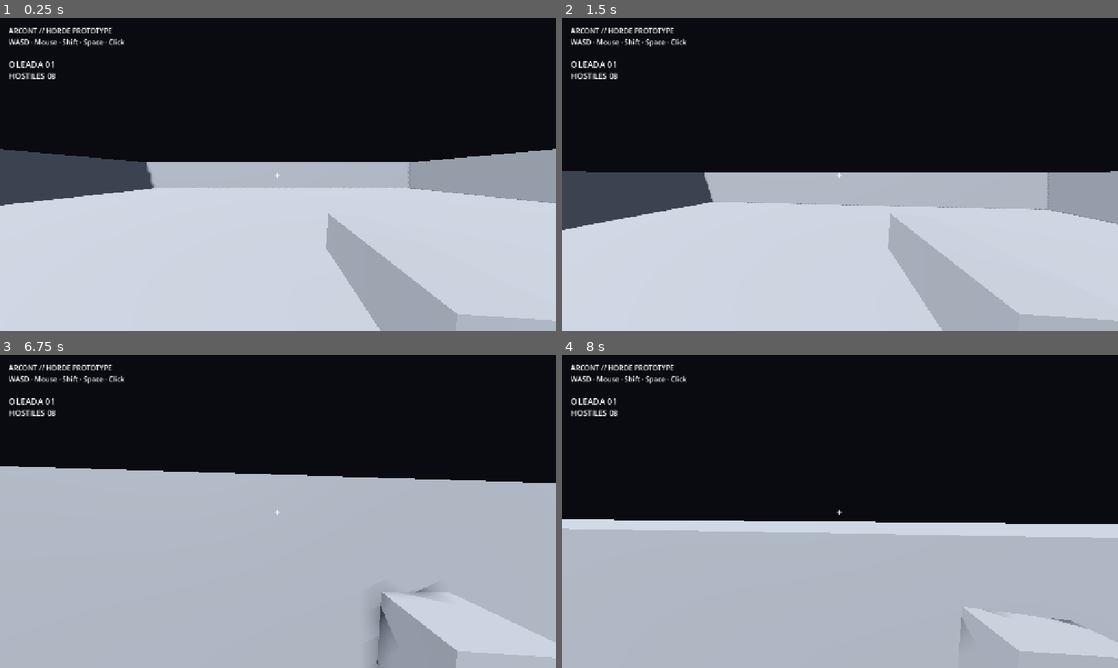
Above: before the commit, frames 1-4 (two rows, left to right).
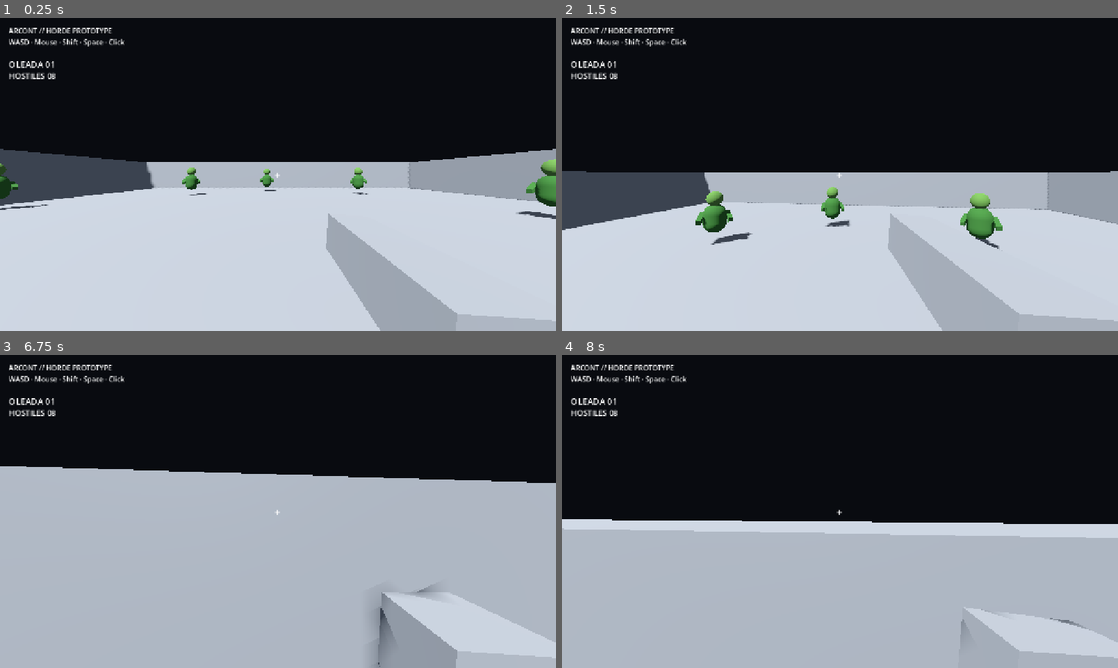
Above: after the commit, the same moments.

Repository: heliossamuelhernandezreyes/Arcont
Game: Godot game, scene res://scenes/main.tscn
The game is run twice, just before and just after one commit, with the same random seed, the same clock (stepped at 60 frames per second) and the same inputs.
Inputs (mouse positions are in pixels of both pictures, inside the frame that each line leads up to):
- Up to frame 1 (0.25 s): no input
- Up to frame 2 (1.5 s): move the mouse to (867, 174) at 0.52 s; hold Shift (sprint) 0.53-1.28 s; hold W (move_forward) from 0.53 s (still down); click (867, 174) at 0.67 s; tap Space (jump) at 0.77 s; move the mouse to (812, 174) at 1.27 s; tap Shift (sprint) at 1.35 s
- Up to frame 3 (6.75 s): tap Space (jump) at 1.52, 3.02, 3.77, 4.52, 6.02 s; move the mouse to (289, 505) at 2.02 s; hold Shift (sprint) 2.03-2.78 s; move the mouse to (272, 517) at 2.77 s; tap Shift (sprint) at 2.85, 4.35, 5.85 s; click (272, 517) at 2.92 s; move the mouse to (316, 514) at 3.52 s; hold Shift (sprint) 3.53-4.28 s; move the mouse to (233, 508) at 4.27 s; move the mouse to (283, 511) at 5.02 s; hold Shift (sprint) 5.03-5.78 s; click (283, 511) at 5.17 s; tap Enter at 5.75 s; move the mouse to (255, 505) at 5.77 s; release W (move_forward) at 5.78 s; hold D (move_right) 5.78-6.53 s; move the mouse to (305, 511) at 6.52 s; hold W (move_forward) from 6.53 s (still down); hold Shift (sprint) from 6.53 s (still down)
- Up to frame 4 (8 s): keep holding W (move_forward); tap Space (jump) at 6.77, 7.52 s; move the mouse to (812, 511) at 7.27 s; release Shift (sprint) at 7.28 s; tap Shift (sprint) at 7.35 s; click (812, 511) at 7.42 s

The runs differ from the first frame. In frame 1, 1.2% of the frame differs, in the area x 0-100%, y 45-65%; in frame 2, 1.6%, in the area x 24-80%, y 54-75%; in frame 3, less than 0.1%; in frame 4, less than 0.1%.
Error before the commit: Parse Error: Cannot infer the type of "angle" variable because the value doesn't have a set type. (res://scripts/main.gd:34)

Commit message:
fix: make wave spawner types explicit for Godot 4.7

Diff:
--- a/scripts/main.gd
+++ b/scripts/main.gd
@@ -23,22 +23,23 @@
 	if waiting_for_next_wave:
 		return
 	wave += 1
-	var count := first_wave_size + (wave - 1) * wave_growth
+	var count: int = first_wave_size + (wave - 1) * wave_growth
 	alive = count
 	for i in count:
 		_spawn_enemy(i, count)
 	_update_hud()
 
 func _spawn_enemy(index: int, total: int) -> void:
-	var enemy = ENEMY_SCENE.instantiate()
-	var angle := TAU * float(index) / max(float(total), 1.0) + randf_range(-0.18, 0.18)
-	var radius := spawn_radius + randf_range(-1.5, 1.5)
+	var enemy := ENEMY_SCENE.instantiate()
+	var safe_total: float = maxf(float(total), 1.0)
+	var angle: float = TAU * float(index) / safe_total + randf_range(-0.18, 0.18)
+	var radius: float = spawn_radius + randf_range(-1.5, 1.5)
 	enemy.position = Vector3(cos(angle) * radius, 0.0, sin(angle) * radius)
 	enemy.died.connect(_on_enemy_died)
 	$Enemies.add_child(enemy)
 
 func _on_enemy_died(_enemy: Node) -> void:
-	alive = max(alive - 1, 0)
+	alive = maxi(alive - 1, 0)
 	_update_hud()
 	if alive == 0 and not waiting_for_next_wave:
 		waiting_for_next_wave = true
